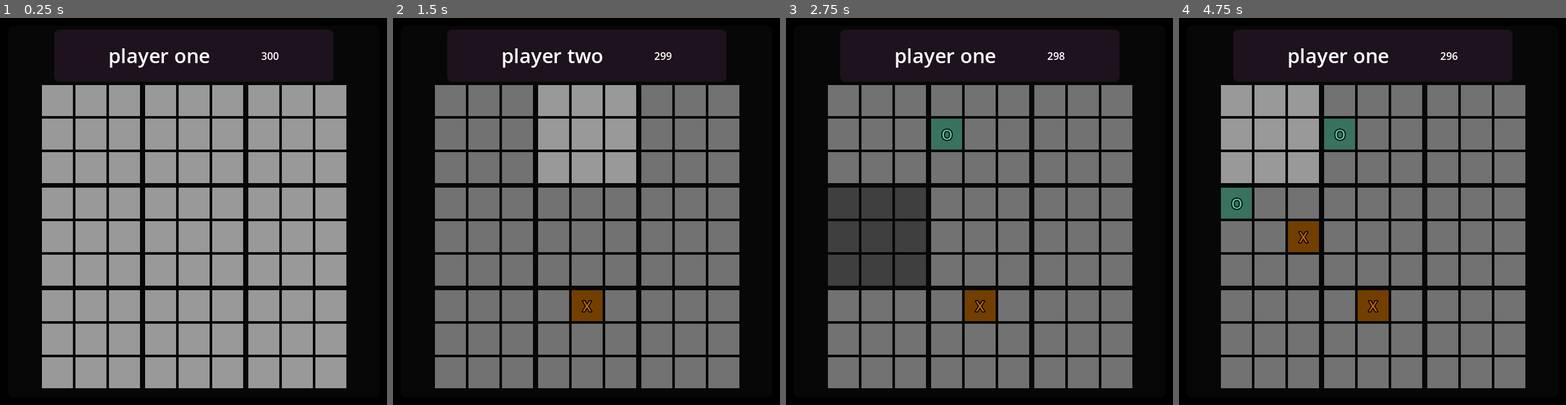
Above: before the commit, frames 1-4 (left to right).
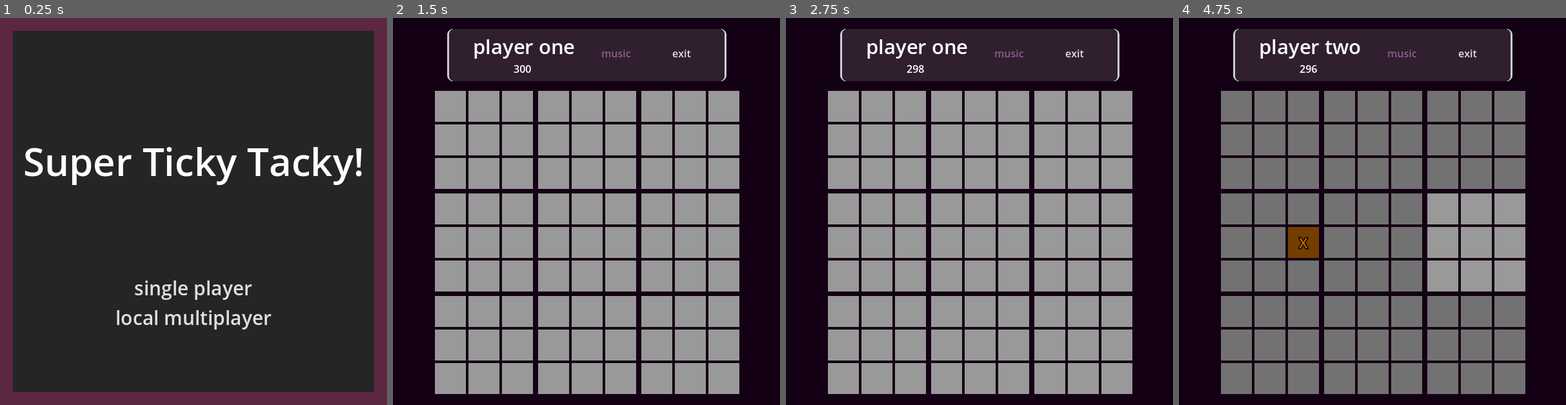
Above: after the commit, the same moments.

Repository: charleyWarley/Super-Ticky-Tacky
Game: Godot game, scene res://scenes/main.tscn
The game is run twice, just before and just after one commit, with the same random seed, the same clock (stepped at 60 frames per second) and the same inputs.
Inputs (mouse positions are in pixels of both pictures, inside the frame that each line leads up to):
- Up to frame 1 (0.25 s): no input
- Up to frame 2 (1.5 s): click (586, 315) at 0.5 s, where only the run after the commit has a clickable "local multiplayer"; click (617, 52) at 1.25 s, where only the run after the commit has a clickable "music"
- Up to frame 3 (2.75 s): move the mouse to (1064, 192) at 2.02 s; click (1064, 192) at 2.1 s
- Up to frame 4 (4.75 s): move the mouse to (1295, 230) at 2.77 s; click (1295, 230) at 2.85 s; move the mouse to (1411, 126) at 3.52 s; click (1411, 126) at 3.6 s; move the mouse to (1353, 288) at 4.27 s; click (1353, 288) at 4.35 s

The runs differ from the first frame. In frame 1, 91% of the frame differs, in the area x 0-100%, y 0-100%; in frame 2, 54%; in frame 3, 59%; in frame 4, 25%.

Commit message:
version1
main menu added; music added; pause menu replaced with in-game buttons; single player and local multiplayer modes added

Diff:
--- a/project.godot
+++ b/project.godot
@@ -32,11 +32,6 @@
 "events": [Object(InputEventMouseButton,"resource_local_to_scene":false,"resource_name":"","device":-1,"window_id":0,"a …(253 unchanged characters)…
 ]
 }
-pause={
-"deadzone": 0.5,
-"events": [Object(InputEventKey,"resource_local_to_scene":false,"resource_name":"","device":-1,"window_id":0,"alt_pressed":false,"shift_pressed":false,"ctrl_pressed":false,"meta_pressed":false,"pressed":false,"keycode":0,"physical_keycode":4194305,"key_label":0,"unicode":0,"location":0,"echo":false,"script":null)
-]
-}
 
 [rendering]
 
--- a/scenes/GUI_theme.tres
+++ b/scenes/GUI_theme.tres
@@ -1,13 +1,31 @@
-[gd_resource type="Theme" load_steps=2 format=3 uid="uid://u2npdehl138b"]
+[gd_resource type="Theme" load_steps=6 format=3 uid="uid://u2npdehl138b"]
+
+[sub_resource type="StyleBoxEmpty" id="StyleBoxEmpty_kx6rf"]
+
+[sub_resource type="StyleBoxEmpty" id="StyleBoxEmpty_okmx4"]
+
+[sub_resource type="StyleBoxEmpty" id="StyleBoxEmpty_vgxh6"]
+
+[sub_resource type="StyleBoxEmpty" id="StyleBoxEmpty_rdp17"]
 
 [sub_resource type="StyleBoxFlat" id="StyleBoxFlat_e1xfu"]
-bg_color = Color(0.11521, 0.0710108, 0.115229, 1)
+bg_color = Color(0.185099, 0.123057, 0.185117, 1)
+border_width_left = 3
+border_width_right = 3
 corner_radius_top_left = 8
 corner_radius_top_right = 8
 corner_radius_bottom_right = 8
 corner_radius_bottom_left = 8
 
 [resource]
+Button/colors/font_color = Color(0.875, 0.875, 0.875, 1)
+Button/colors/font_hover_color = Color(0, 0, 0, 1)
+Button/colors/font_hover_pressed_color = Color(0.344076, 0.344076, 0.344076, 1)
+Button/colors/font_pressed_color = Color(0.55, 0.363, 0.55, 1)
+Button/styles/focus = SubResource("StyleBoxEmpty_kx6rf")
+Button/styles/hover = SubResource("StyleBoxEmpty_okmx4")
+Button/styles/normal = SubResource("StyleBoxEmpty_vgxh6")
+Button/styles/pressed = SubResource("StyleBoxEmpty_rdp17")
 HBoxContainer/constants/separation = 79
 MarginContainer/constants/margin_bottom = 12
 MarginContainer/constants/margin_left = 12
--- /dev/null
+++ b/scenes/game_screen.tscn
@@ -0,0 +1,146 @@
+[gd_scene load_steps=12 format=3 uid="uid://csr0n2j45foi0"]
+
+[ext_resource type="Theme" uid="uid://u2npdehl138b" path="res://scenes/GUI_theme.tres" id="1_3j5gl"]
+[ext_resource type="Script" path="res://scripts/game_screen.gd" id="1_limdb"]
+[ext_resource type="Theme" uid="uid://ylxreo2wvgdq" path="res://themes/main_theme.tres" id="2_ob6ew"]
+[ext_resource type="Script" path="res://scripts/current_player_label.gd" id="3_ie76o"]
+[ext_resource type="Script" path="res://scripts/game_board.gd" id="3_x4d7h"]
+[ext_resource type="PackedScene" uid="uid://4f64ju1iy0bs" path="res://scenes/board_row.tscn" id="4_mx524"]
+[ext_resource type="Script" path="res://scripts/time_label.gd" id="4_wxq4p"]
+[ext_resource type="Script" path="res://scripts/reset_button.gd" id="5_5fd2o"]
+[ext_resource type="Script" path="res://scripts/mute_button.gd" id="5_mubvj"]
+[ext_resource type="AudioStream" uid="uid://8urknr63xtiv" path="res://audio/Triumph Song.mp3" id="5_svt6c"]
+
+[sub_resource type="StyleBoxFlat" id="StyleBoxFlat_towob"]
+bg_color = Color(0.0784314, 0, 0.0784314, 1)
+corner_radius_top_left = 8
+corner_radius_top_right = 8
+corner_radius_bottom_right = 8
+corner_radius_bottom_left = 8
+
+[node name="game_screen" type="Control"]
+layout_mode = 3
+anchors_preset = 0
+offset_right = 40.0
+offset_bottom = 40.0
+script = ExtResource("1_limdb")
+
+[node name="CanvasLayer" type="CanvasLayer" parent="."]
+
+[node name="background" type="ColorRect" parent="."]
+layout_mode = 1
+anchors_preset = 15
+anchor_right = 1.0
+anchor_bottom = 1.0
+offset_left = -49.0
+offset_top = -17.0
+offset_right = 597.0
+offset_bottom = 581.0
+grow_horizontal = 2
+grow_vertical = 2
+theme = ExtResource("1_3j5gl")
+color = Color(0, 0, 0, 1)
+
+[node name="MarginContainer" type="MarginContainer" parent="background"]
+layout_mode = 1
+anchors_preset = 15
+anchor_right = 1.0
+anchor_bottom = 1.0
+grow_horizontal = 2
+grow_vertical = 2
+
+[node name="back_panel" type="Panel" parent="background/MarginContainer"]
+layout_mode = 2
+theme_override_styles/panel = SubResource("StyleBoxFlat_towob")
+
+[node name="top_panel" type="Panel" parent="background"]
+offset_left = 133.0
+offset_top = 34.0
+offset_right = 566.0
+offset_bottom = 115.0
+theme = ExtResource("1_3j5gl")
+
+[node name="current_player_label" type="Label" parent="background/top_panel"]
+layout_mode = 2
+offset_left = 40.0
+offset_top = 5.0
+offset_right = 198.0
+offset_bottom = 49.0
+theme_override_font_sizes/font_size = 31
+text = "player one"
+script = ExtResource("3_ie76o")
+
+[node name="time_label" type="Label" parent="background/top_panel"]
+layout_mode = 2
+offset_left = 103.0
+offset_top = 50.0
+offset_right = 131.0
+offset_bottom = 73.0
+text = "300"
+script = ExtResource("4_wxq4p")
+
+[node name="mute_button" type="Button" parent="background/top_panel"]
+layout_mode = 0
+offset_left = 235.0
+offset_top = 22.0
+offset_right = 289.0
+offset_bottom = 53.0
+toggle_mode = true
+text = "music"
+script = ExtResource("5_mubvj")
+
+[node name="exit_button" type="Button" parent="background/top_panel"]
+layout_mode = 0
+offset_left = 337.0
+offset_top = 22.0
+offset_right = 391.0
+offset_bottom = 53.0
+text = "exit"
+script = ExtResource("5_5fd2o")
+
+[node name="game_board" type="VBoxContainer" parent="."]
+process_mode = 1
+layout_mode = 1
+anchors_preset = 8
+anchor_left = 0.5
+anchor_top = 0.5
+anchor_right = 0.5
+anchor_bottom = 0.5
+offset_left = 45.0
+offset_top = 93.0
+offset_right = 517.0
+offset_bottom = 563.0
+grow_horizontal = 2
+grow_vertical = 2
+theme = ExtResource("2_ob6ew")
+theme_override_constants/separation = 7
+script = ExtResource("3_x4d7h")
+
+[node name="top_board_row" parent="game_board" instance=ExtResource("4_mx524")]
+layout_mode = 2
+
+[node name="middle_board_row" parent="game_board" instance=ExtResource("4_mx524")]
+layout_mode = 2
+
+[node name="bottom_board_row" parent="game_board" instance=ExtResource("4_mx524")]
+layout_mode = 2
+
+[node name="sfx" type="AudioStreamPlayer" parent="game_board"]
+stream = ExtResource("5_svt6c")
+volume_db = -3.748
+
+[connection signal="pressed" from="background/top_panel/mute_button" to="background/top_panel/mute_button" method="_on_pressed"]
+[connection signal="pressed" from="background/top_panel/exit_button" to="background/top_panel/exit_button" method="_on_pressed"]
+[connection signal="game_ended" from="game_board" to="." method="_on_game_ended"]
+[connection signal="game_closed" from="game_board/top_board_row" to="game_board" method="_on_game_closed"]
+[connection signal="game_ready" from="game_board/top_board_row" to="game_board" method="_on_game_ready"]
+[connection signal="game_rejected" from="game_board/top_board_row" to="game_board" method="_on_game_rejected"]
+[connection signal="turn_taken" from="game_board/top_board_row" to="game_board" method="_on_turn_taken"]
+[connection signal="game_closed" from="game_board/middle_board_row" to="game_board" method="_on_game_closed"]
+[connection signal="game_ready" from="game_board/middle_board_row" to="game_board" method="_on_game_ready"]
+[connection signal="game_rejected" from="game_board/middle_board_row" to="game_board" method="_on_game_rejected"]
+[connection signal="turn_taken" from="game_board/middle_board_row" to="game_board" method="_on_turn_taken"]
+[connection signal="game_closed" from="game_board/bottom_board_row" to="game_board" method="_on_game_closed"]
+[connection signal="game_ready" from="game_board/bottom_board_row" to="game_board" method="_on_game_ready"]
+[connection signal="game_rejected" from="game_board/bottom_board_row" to="game_board" method="_on_game_rejected"]
+[connection signal="turn_taken" from="game_board/bottom_board_row" to="game_board" method="_on_turn_taken"]
--- a/scenes/main.tscn
+++ b/scenes/main.tscn
@@ -1,21 +1,11 @@
-[gd_scene load_steps=11 format=3 uid="uid://jk4jv34vyf2a"]
+[gd_scene load_steps=7 format=3 uid="uid://jk4jv34vyf2a"]
 
 [ext_resource type="Script" path="res://scripts/main.gd" id="1_m45lv"]
-[ext_resource type="Theme" uid="uid://u2npdehl138b" path="res://scenes/GUI_theme.tres" id="2_7xcfk"]
-[ext_resource type="Theme" uid="uid://ylxreo2wvgdq" path="res://themes/main_theme.tres" id="3_rdt63"]
-[ext_resource type="Script" path="res://scripts/game_board.gd" id="4_ipsrg"]
-[ext_resource type="PackedScene" uid="uid://4f64ju1iy0bs" path="res://scenes/board_row.tscn" id="5_rbxap"]
-[ext_resource type="AudioStream" uid="uid://8urknr63xtiv" path="res://audio/Triumph Song.mp3" id="6_sqgf2"]
-[ext_resource type="Script" path="res://scripts/time_label.gd" id="6_uw0m6"]
-[ext_resource type="Script" path="res://scripts/current_player_label.gd" id="6_xixja"]
+[ext_resource type="PackedScene" uid="uid://blgfs6cv8y158" path="res://scenes/main_menu.tscn" id="2_0gsky"]
+[ext_resource type="Script" path="res://scripts/main_sfx.gd" id="4_jly0q"]
 [ext_resource type="AudioStream" uid="uid://bcbkmrm2b65m3" path="res://audio/Loading Sound.mp3" id="8_3vl5f"]
-
-[sub_resource type="StyleBoxFlat" id="StyleBoxFlat_towob"]
-bg_color = Color(0.0295066, 0.0295066, 0.0295066, 1)
-corner_radius_top_left = 8
-corner_radius_top_right = 8
-corner_radius_bottom_right = 8
-corner_radius_bottom_left = 8
+[ext_resource type="AudioStream" uid="uid://dmh7bingj1ypj" path="res://audio/piano loop.mp3" id="10_jlrus"]
+[ext_resource type="Script" path="res://scripts/bgm.gd" id="11_aaq31"]
 
 [node name="main" type="Control"]
 process_mode = 3
@@ -27,105 +17,18 @@
 grow_vertical = 2
 script = ExtResource("1_m45lv")
 
-[node name="background" type="ColorRect" parent="."]
+[node name="main_menu" parent="." instance=ExtResource("2_0gsky")]
 layout_mode = 1
-anchors_preset = 15
-anchor_right = 1.0
-anchor_bottom = 1.0
-grow_horizontal = 2
-grow_vertical = 2
-theme = ExtResource("2_7xcfk")
-color = Color(0, 0, 0, 1)
-
-[node name="MarginContainer" type="MarginContainer" parent="background"]
-layout_mode = 1
-anchors_preset = 15
-anchor_right = 1.0
-anchor_bottom = 1.0
-grow_horizontal = 2
-grow_vertical = 2
-
-[node name="back_panel" type="Panel" parent="background/MarginContainer"]
-layout_mode = 2
-theme_override_styles/panel = SubResource("StyleBoxFlat_towob")
-
-[node name="game_board" type="VBoxContainer" parent="."]
-process_mode = 1
-layout_mode = 1
-anchors_preset = 8
-anchor_left = 0.5
-anchor_top = 0.5
-anchor_right = 0.5
-anchor_bottom = 0.5
-offset_left = -235.0
-offset_top = -196.0
-offset_right = 237.0
-offset_bottom = 274.0
-grow_horizontal = 2
-grow_vertical = 2
-theme = ExtResource("3_rdt63")
-theme_override_constants/separation = 7
-script = ExtResource("4_ipsrg")
-
-[node name="top_board_row" parent="game_board" instance=ExtResource("5_rbxap")]
-layout_mode = 2
-
-[node name="middle_board_row" parent="game_board" instance=ExtResource("5_rbxap")]
-layout_mode = 2
-
-[node name="bottom_board_row" parent="game_board" instance=ExtResource("5_rbxap")]
-layout_mode = 2
-
-[node name="sfx" type="AudioStreamPlayer" parent="game_board"]
-stream = ExtResource("6_sqgf2")
-
-[node name="CanvasLayer" type="CanvasLayer" parent="."]
-
-[node name="top_panel" type="Panel" parent="CanvasLayer"]
-offset_left = 84.0
-offset_top = 18.0
-offset_right = 517.0
-offset_bottom = 99.0
-theme = ExtResource("2_7xcfk")
-
-[node name="MarginContainer" type="MarginContainer" parent="CanvasLayer/top_panel"]
-layout_mode = 1
-anchors_preset = 15
-anchor_right = 1.0
-anchor_bottom = 1.0
-grow_horizontal = 2
-grow_vertical = 2
-
-[node name="HBoxContainer" type="HBoxContainer" parent="CanvasLayer/top_panel/MarginContainer"]
-layout_mode = 2
-alignment = 1
-
-[node name="current_player_label" type="Label" parent="CanvasLayer/top_panel/MarginContainer/HBoxContainer"]
-layout_mode = 2
-theme_override_font_sizes/font_size = 31
-text = "player one"
-script = ExtResource("6_xixja")
-
-[node name="time_label" type="Label" parent="CanvasLayer/top_panel/MarginContainer/HBoxContainer"]
-layout_mode = 2
-text = "300"
-script = ExtResource("6_uw0m6")
 
 [node name="sfx" type="AudioStreamPlayer" parent="."]
 stream = ExtResource("8_3vl5f")
-autoplay = true
+script = ExtResource("4_jly0q")
 
 [node name="bgm" type="AudioStreamPlayer" parent="."]
+stream = ExtResource("10_jlrus")
+volume_db = -80.0
+script = ExtResource("11_aaq31")
 
-[connection signal="game_closed" from="game_board/top_board_row" to="game_board" method="_on_game_closed"]
-[connection signal="game_ready" from="game_board/top_board_row" to="game_board" method="_on_game_ready"]
-[connection signal="game_rejected" from="game_board/top_board_row" to="game_board" method="_on_game_rejected"]
-[connection signal="turn_taken" from="game_board/top_board_row" to="game_board" method="_on_turn_taken"]
-[connection signal="game_closed" from="game_board/middle_board_row" to="game_board" method="_on_game_closed"]
-[connection signal="game_ready" from="game_board/middle_board_row" to="game_board" method="_on_game_ready"]
-[connection signal="game_rejected" from="game_board/middle_board_row" to="game_board" method="_on_game_rejected"]
-[connection signal="turn_taken" from="game_board/middle_board_row" to="game_board" method="_on_turn_taken"]
-[connection signal="game_closed" from="game_board/bottom_board_row" to="game_board" method="_on_game_closed"]
-[connection signal="game_ready" from="game_board/bottom_board_row" to="game_board" method="_on_game_ready"]
-[connection signal="game_rejected" from="game_board/bottom_board_row" to="game_board" method="_on_game_rejected"]
-[connection signal="turn_taken" from="game_board/bottom_board_row" to="game_board" method="_on_turn_taken"]
+[connection signal="game_started" from="main_menu" to="." method="_on_game_started"]
+[connection signal="game_started" from="main_menu" to="sfx" method="_on_game_started"]
+[connection signal="game_started" from="main_menu" to="bgm" method="_on_game_started"]
--- /dev/null
+++ b/scenes/main_menu.tscn
@@ -0,0 +1,81 @@
+[gd_scene load_steps=3 format=3 uid="uid://blgfs6cv8y158"]
+
+[ext_resource type="Theme" uid="uid://b5k3u4ap38lsk" path="res://themes/pause_theme.tres" id="1_68chr"]
+[ext_resource type="Script" path="res://scripts/main_menu.gd" id="2_o5abj"]
+
+[node name="main_menu" type="Control"]
+layout_mode = 3
+anchors_preset = 15
+anchor_right = 1.0
+anchor_bottom = 1.0
+grow_horizontal = 2
+grow_vertical = 2
+theme = ExtResource("1_68chr")
+script = ExtResource("2_o5abj")
+
+[node name="ColorRect" type="ColorRect" parent="."]
+layout_mode = 1
+anchors_preset = 15
+anchor_right = 1.0
+anchor_bottom = 1.0
+grow_horizontal = 2
+grow_vertical = 2
+color = Color(0.356804, 0.153669, 0.255578, 1)
+
+[node name="MarginContainer" type="MarginContainer" parent="ColorRect"]
+layout_mode = 1
+anchors_preset = 15
+anchor_right = 1.0
+anchor_bottom = 1.0
+grow_horizontal = 2
+grow_vertical = 2
+theme_override_constants/margin_left = 20
+theme_override_constants/margin_top = 20
+theme_override_constants/margin_right = 20
+theme_override_constants/margin_bottom = 20
+
+[node name="ColorRect" type="ColorRect" parent="ColorRect/MarginContainer"]
+layout_mode = 2
+color = Color(0.145098, 0.145098, 0.145098, 1)
+
+[node name="VBoxContainer" type="VBoxContainer" parent="ColorRect/MarginContainer/ColorRect"]
+layout_mode = 1
+anchors_preset = 12
+anchor_top = 1.0
+anchor_right = 1.0
+anchor_bottom = 1.0
+offset_top = -183.0
+offset_bottom = -95.0
+grow_horizontal = 2
+grow_vertical = 0
+
+[node name="single_button" type="Button" parent="ColorRect/MarginContainer/ColorRect/VBoxContainer"]
+layout_mode = 2
+theme_override_colors/font_hover_color = Color(0, 0, 0, 1)
+theme_override_font_sizes/font_size = 30
+text = "single player"
+
+[node name="multi_button" type="Button" parent="ColorRect/MarginContainer/ColorRect/VBoxContainer"]
+layout_mode = 2
+theme_override_colors/font_hover_color = Color(0, 0, 0, 1)
+theme_override_font_sizes/font_size = 30
+text = "local multiplayer"
+
+[node name="Label" type="Label" parent="ColorRect"]
+layout_mode = 1
+anchors_preset = 8
+anchor_left = 0.5
+anchor_top = 0.5
+anchor_right = 0.5
+anchor_bottom = 0.5
+offset_left = -264.0
+offset_top = -120.0
+offset_right = 264.0
+offset_bottom = -37.0
+grow_horizontal = 2
+grow_vertical = 2
+theme_override_font_sizes/font_size = 60
+text = "Super Ticky Tacky!"
+
+[connection signal="pressed" from="ColorRect/MarginContainer/ColorRect/VBoxContainer/single_button" to="." method="_on_single_button_pressed"]
+[connection signal="pressed" from="ColorRect/MarginContainer/ColorRect/VBoxContainer/multi_button" to="." method="_on_multi_button_pressed"]
--- a/scenes/pause_menu.tscn
+++ /dev/null
@@ -1,53 +0,0 @@
-[gd_scene load_steps=4 format=3 uid="uid://cje1osphhh267"]
-
-[ext_resource type="Theme" uid="uid://b5k3u4ap38lsk" path="res://themes/pause_theme.tres" id="1_iaj6j"]
-[ext_resource type="Script" path="res://scripts/pause_menu.gd" id="2_3eyt4"]
-
-[sub_resource type="StyleBoxFlat" id="StyleBoxFlat_8yj72"]
-bg_color = Color(0.266667, 0.184314, 0.266667, 1)
-
-[node name="pause_menu" type="Panel"]
-anchors_preset = 8
-anchor_left = 0.5
-anchor_top = 0.5
-anchor_right = 0.5
-anchor_bottom = 0.5
-offset_left = -182.0
-offset_top = -142.5
-offset_right = 182.0
-offset_bottom = 142.5
-grow_horizontal = 2
-grow_vertical = 2
-theme = ExtResource("1_iaj6j")
-script = ExtResource("2_3eyt4")
-
-[node name="MarginContainer" type="MarginContainer" parent="."]
-layout_mode = 1
-anchors_preset = 15
-anchor_right = 1.0
-anchor_bottom = 1.0
-offset_left = 20.0
-offset_top = 16.0
-offset_right = -22.0
-offset_bottom = -24.0
-grow_horizontal = 2
-grow_vertical = 2
-
-[node name="Panel" type="Panel" parent="MarginContainer"]
-layout_mode = 2
-theme_override_styles/panel = SubResource("StyleBoxFlat_8yj72")
-
-[node name="VBoxContainer" type="VBoxContainer" parent="MarginContainer"]
-layout_mode = 2
-alignment = 1
-
-[node name="restart_button" type="Button" parent="MarginContainer/VBoxContainer"]
-layout_mode = 2
-text = "restart game"
-
-[node name="exit_button" type="Button" parent="MarginContainer/VBoxContainer"]
-layout_mode = 2
-text = "exit game"
-
-[connection signal="pressed" from="MarginContainer/VBoxContainer/restart_button" to="." method="_on_restart_button_pressed"]
-[connection signal="pressed" from="MarginContainer/VBoxContainer/exit_button" to="." method="_on_exit_button_pressed"]
--- a/scenes/spot.tscn
+++ b/scenes/spot.tscn
@@ -13,7 +13,7 @@
 
 [node name="sfx" type="AudioStreamPlayer" parent="."]
 stream = ExtResource("3_k4svv")
-volume_db = 2.811
+volume_db = 14.055
 
 [connection signal="mouse_entered" from="." to="." method="_on_mouse_entered"]
 [connection signal="mouse_exited" from="." to="." method="_on_mouse_exited"]
--- /dev/null
+++ b/scripts/bgm.gd
@@ -0,0 +1,26 @@
+extends AudioStreamPlayer
+
+
+func _on_game_ended() -> void:
+	stop()
+
+
+func _ready() -> void:
+	volume_db = -80
+	Global.bgm = self
+
+
+func fade_in() -> void:
+	var interval = sqrt(volume_db) if sign(volume_db) == 1 else sqrt(-volume_db)
+	if volume_db < 7:
+		if volume_db + interval > 7: volume_db = 7
+		else: volume_db += interval
+	if volume_db == 7: return
+	await get_tree().create_timer(0.08).timeout
+	fade_in()
+
+
+func _on_game_started() -> void:
+	await get_tree().create_timer(2).timeout
+	play()
+	fade_in()
--- a/scripts/game_board.gd
+++ b/scripts/game_board.gd
@@ -1,4 +1,6 @@
 extends VBoxContainer
+
+signal game_ended
 
 var winner : int = -1
 var closed_games := []
@@ -64,6 +66,7 @@
 		game.replace_spot_labels(winner)
 	print("player", winner, " won the whole thing, guys!")
 	Global.is_game_over = true
+	game_ended.emit()
 	sfx.play()
 
 func break_tie():
--- /dev/null
+++ b/scripts/game_screen.gd
@@ -0,0 +1,9 @@
+extends Control
+
+signal game_ended
+
+func _on_game_ended() -> void:
+	game_ended.emit()
+
+func _ready() -> void:
+	game_ended.connect(Global.bgm._on_game_ended)
--- a/scripts/global.gd
+++ b/scripts/global.gd
@@ -17,6 +17,7 @@
 var player_count : int = 1
 var is_game_over := false
 var has_auto_picker := false
+var bgm : AudioStreamPlayer
 
 func change_player() -> void:
 	if current_player == -1: current_player = 1
--- a/scripts/main.gd
+++ b/scripts/main.gd
@@ -1,15 +1,9 @@
 extends Control
 
-@onready var canvas_layer := $CanvasLayer
-@onready var pause_menu := preload("res://scenes/pause_menu.tscn")
+@onready var game_screen := preload("res://scenes/game_screen.tscn")
 
 
-func _ready():
-	get_tree().set_pause(false)
 
-func _process(_delta: float) -> void:
-	if Input.is_action_just_pressed("pause"):
-		get_tree().set_pause(!get_tree().paused)
-		if get_tree().is_paused():
-			var new_menu := pause_menu.instantiate()
-			canvas_layer.add_child(new_menu)
+func _on_game_started() -> void:
+	var new_game_screen = game_screen.instantiate()
+	add_child(new_game_screen)
--- /dev/null
+++ b/scripts/main_menu.gd
@@ -0,0 +1,18 @@
+extends Control
+class_name MainMenu
+
+signal game_started
+
+
+func _on_multi_button_pressed() -> void:
+	Global.player_count = 2
+	start_game()
+
+
+func _on_single_button_pressed() -> void:
+	Global.player_count = 1
+	start_game()
+
+func start_game() -> void:
+	game_started.emit()
+	queue_free()
--- /dev/null
+++ b/scripts/main_sfx.gd
@@ -0,0 +1,6 @@
+extends AudioStreamPlayer
+
+
+
+func _on_game_started() -> void:
+	play()
--- /dev/null
+++ b/scripts/mute_button.gd
@@ -0,0 +1,9 @@
+extends Button
+
+var is_muted := false
+
+
+func _on_pressed() -> void:
+	is_muted = !is_muted
+	if is_muted: Global.bgm.stop()
+	else: Global.bgm.play()
--- a/scripts/pause_menu.gd
+++ /dev/null
@@ -1,14 +0,0 @@
-extends Panel
-
-
-func _on_restart_button_pressed() -> void:
-	get_tree().reload_current_scene()
-
-
-func _on_exit_button_pressed() -> void:
-	get_tree().quit()
-
-
-func _process(_delta: float) -> void:
-	if Input.is_action_just_pressed("pause"):
-		queue_free()
--- /dev/null
+++ b/scripts/reset_button.gd
@@ -0,0 +1,6 @@
+extends Button
+
+var is_muted = false
+
+func _on_pressed() -> void:
+	get_tree().reload_current_scene()
--- a/themes/pause_theme.tres
+++ b/themes/pause_theme.tres
@@ -1,11 +1,11 @@
 [gd_resource type="Theme" load_steps=6 format=3 uid="uid://b5k3u4ap38lsk"]
 
-[sub_resource type="StyleBoxFlat" id="StyleBoxFlat_5sscy"]
+[sub_resource type="StyleBoxEmpty" id="StyleBoxEmpty_xhjvt"]
 
-[sub_resource type="StyleBoxEmpty" id="StyleBoxEmpty_4pj5n"]
+[sub_resource type="StyleBoxFlat" id="StyleBoxFlat_ohtmh"]
+bg_color = Color(0.12, 0.12, 0.12, 1)
 
-[sub_resource type="StyleBoxFlat" id="StyleBoxFlat_x3di3"]
-bg_color = Color(0.145098, 0.145098, 0.145098, 1)
+[sub_resource type="StyleBoxEmpty" id="StyleBoxEmpty_g8spv"]
 
 [sub_resource type="StyleBoxFlat" id="StyleBoxFlat_20djq"]
 bg_color = Color(0.0912, 0.078, 0.1, 1)
@@ -14,8 +14,8 @@
 bg_color = Color(0.144063, 0.144063, 0.144062, 1)
 
 [resource]
-Button/styles/focus = SubResource("StyleBoxFlat_5sscy")
-Button/styles/hover = SubResource("StyleBoxEmpty_4pj5n")
-Button/styles/normal = SubResource("StyleBoxFlat_x3di3")
+Button/styles/focus = SubResource("StyleBoxEmpty_xhjvt")
+Button/styles/hover = SubResource("StyleBoxFlat_ohtmh")
+Button/styles/normal = SubResource("StyleBoxEmpty_g8spv")
 Button/styles/pressed = SubResource("StyleBoxFlat_20djq")
 Panel/styles/panel = SubResource("StyleBoxFlat_7akwk")
Not shown, added: audio/piano loop.mp3.import
Not shown, added: audio/piano loop.mp3
